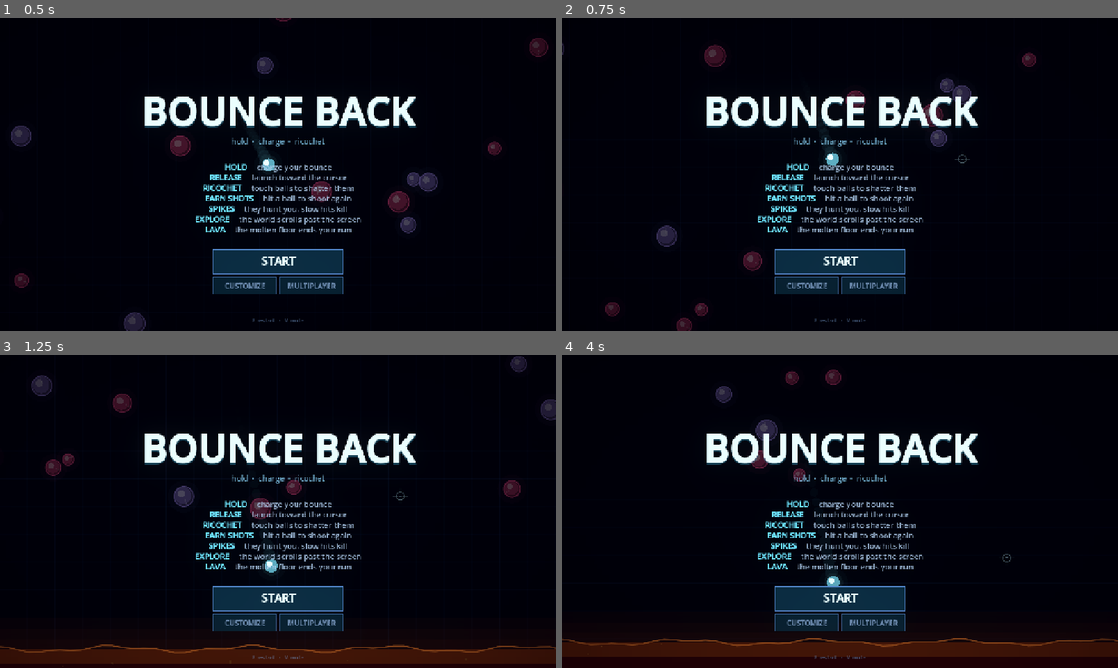
Above: before the commit, frames 1-4 (two rows, left to right).
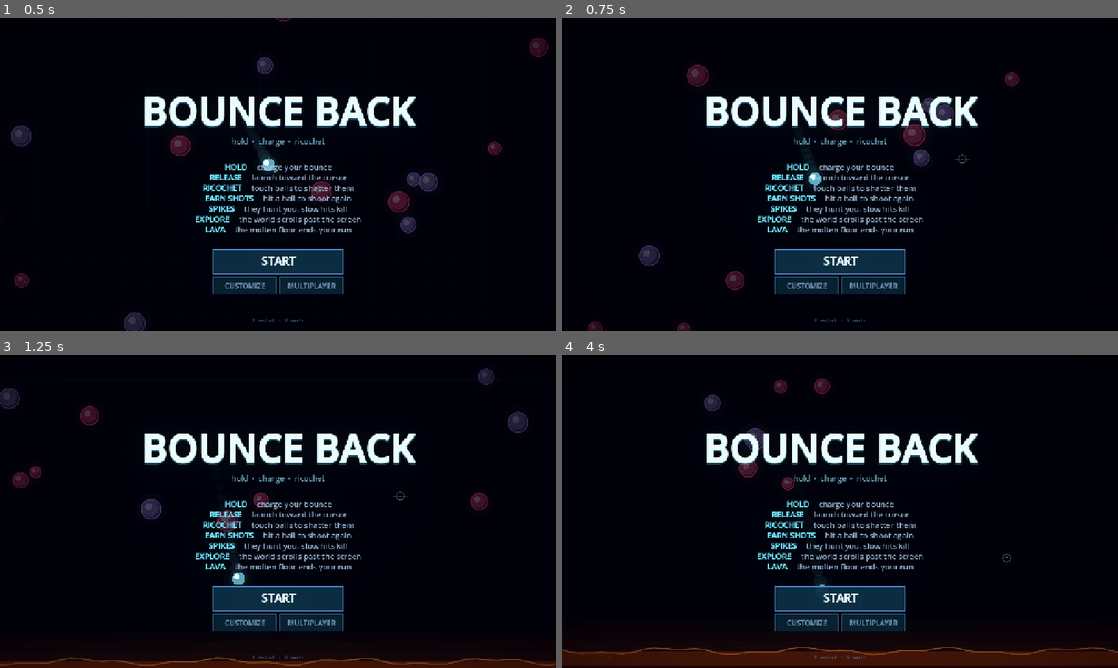
Above: after the commit, the same moments.

Repository: Geofoods/bounce-back
Game: Godot game, scene res://main.tscn
Same seed, same stepped clock (60 frames per second), same inputs: the game is played once before the commit and once after it.
Inputs (mouse positions are in pixels of both pictures, inside the frame that each line leads up to):
- Up to frame 1 (0.5 s): no input
- Up to frame 2 (0.75 s): tap Enter at 0.5 s; move the mouse to (962, 158) at 0.52 s; tap 0 at 0.6 s; click (962, 158) at 0.67 s
- Up to frame 3 (1.25 s): tap Space at 0.77 s
- Up to frame 4 (4 s): drag from (728, 527) to (812, 574) at 1.27 s; move the mouse to (895, 442) at 2.02 s; tap Backspace at 2.1 s; click (895, 442) at 2.17 s; drag from (812, 574) to (673, 464) at 2.77 s; move the mouse to (1006, 558) at 3.52 s; tap Keypad Enter at 3.6 s; click (1006, 558) at 3.67 s; tap Space at 3.77 s

Frame 1 is identical in both runs. In frame 2, 3.1% of the frame differs, in the area x 0-86%, y 8-100%; in frame 3, 8.3%, in the area x 0-100%, y 0-100%; in frame 4, 7.4%.

Commit message:
removing rubber banding

Diff:
--- a/scripts/game.gd
+++ b/scripts/game.gd
@@ -1,7 +1,7 @@
 extends Node2D
 ## BOUNCE BACK — hold to charge, release to launch the ball toward the cursor.
 ## Fast impacts shatter balls, slow ones bounce off. The camera follows the ball
-## through a world several screens wide. Gravity pulls the ball down, and the
+## and leans toward the cursor, through a world several screens wide. Gravity pulls the ball down, and the
 ## molten floor along the bottom of the world ends the run on contact.
 ## Everything is drawn in code.
 ##
@@ -14,6 +14,7 @@
 
 const CAM_LERP := 4.6            # camera follow stiffness (higher = tighter)
 const CAM_LOOKAHEAD := 0.26      # how far ahead of the ball the camera leads
+const CAM_MOUSE_BIAS := 0.28     # how far the camera leans from ball toward cursor
 const CAM_MIN_ZOOM := 0.55       # widest the camera pulls back for boss+ball
 const TARGET_POP := 130          # live balls streamed around the camera
 const BUMPER_POP := 40           # static bumpers spread across the world
@@ -264,6 +265,11 @@
 var duel_pickups: Array = []
 var duel_snap_t := 0.0
 var duel_snap_balls := true  # balls ride every 2nd snapshot: full 20 Hz sim, 10 Hz ball list
+var duel_snap_seq := 0   # host stamps every snapshot; the client drops stale ones
+var duel_last_seq := -1  # newest snapshot seq applied (client); stale = out of order
+var duel_launch_echo := 0  # leftover launch re-sends; one lost packet can't strand us
+var duel_launch_vel := Vector2.ZERO  # velocity the echo re-sends
+var duel_echo_t := 0.0  # spacing between echo re-sends
 var duel_refill_t := 0.0
 var duel_over := false
 var duel_winner := -1  # winning fighter index, or -1 for draw/undecided
@@ -770,6 +776,9 @@
 	duel_chest_max = (4 if n <= 2 else 6) + 2
 	duel_chest_t = DUEL_CHEST_RESPAWN_T
 	duel_snap_t = 0.0
+	duel_snap_seq = 0
+	duel_last_seq = -1
+	duel_launch_echo = 0
 	duel_over = false
 	duel_winner = -1
 	duel_was_alive = duel_my_id >= 0
@@ -814,8 +823,11 @@
 
 
 ## Client -> host: my launch impulse. Host owns every client fighter and
-## maps the sender id to its roster slot.
-@rpc("any_peer", "call_remote", "reliable")
+## maps the sender id to its roster slot. Unreliable on purpose: inputs must
+## never stall behind a retransmit. The client echoes each launch twice, and
+## the ready-gate below makes repeats free: the first one lands, the rest
+## are ignored, so at most one launch ever applies.
+@rpc("any_peer", "call_remote", "unreliable")
 func _duel_launch(v: Vector2) -> void:
 	if net_mode != "host" or duel_over or mode != "play":
 		return
@@ -830,7 +842,9 @@
 
 
 ## Client -> host: shoot toward a world point. Host validates gun + cooldown.
-@rpc("any_peer", "call_remote", "reliable")
+## Unreliable like the launch: the gun refires every 0.35-0.6 s, so a dropped
+## packet costs one shot, while a retransmit stall would cost every shot.
+@rpc("any_peer", "call_remote", "unreliable")
 func _duel_fire(target: Vector2) -> void:
 	if net_mode != "host" or duel_over or mode != "play":
 		return
@@ -844,34 +858,48 @@
 
 
 ## Host -> client: full duel snapshot, 20 Hz, unreliable. Fighters ride in
-## roster order as [pos, vel, hp, gun, ready] each; I reconcile my slot and
-## glide every rival toward its newest sample.
+## roster order as [pos, vel, hp, gun, ready] each; bullets/chests/pickups
+## ride packed flat (numbers only, no key strings); the trailing seq stamps
+## the order. I reconcile my slot and glide every rival toward its sample.
 @rpc("authority", "call_remote", "unreliable")
 func _net_duel(state: Array) -> void:
 	if net_mode != "client" or mode != "play":
 		return
 	net_last_snap = t
+	# Out-of-order snapshot: the newer one already applied, ignore this.
+	var seq := int(state[6]) if state.size() > 6 else 0
+	if seq <= duel_last_seq:
+		return
+	duel_last_seq = seq
 	var fighters: Array = state[0]
 	for i in range(mini(fighters.size(), duel_ids.size())):
 		var fd: Array = fighters[i]
 		if fd.size() < 5:
 			continue
 		if i == duel_my_id:
+			var old_hp := int(duel_me.get("hp", 0))
 			var mp: Vector2 = fd[0]
-			if mp.distance_to(duel_me["pos"]) < 140.0:
-				duel_me["pos"] = (duel_me["pos"] as Vector2).lerp(mp, 0.35)
+			# Prediction now mirrors the host sim, so ease gently toward
+			# each sample; only a true desync still snaps.
+			if mp.distance_to(duel_me["pos"]) > 400.0:
+				duel_me["pos"] = mp
 			else:
-				duel_me["pos"] = mp
+				duel_me["pos"] = (duel_me["pos"] as Vector2).lerp(mp, 0.2)
 			duel_me["vel"] = fd[1]
 			duel_me["hp"] = fd[2]
 			duel_me["gun"] = fd[3]
 			duel_me["ready"] = fd[4]
+			_duel_client_hurt_fx(duel_me["pos"], old_hp, int(fd[2]), true)
 			shot_ready = bool(duel_me["ready"])
+			# The host applied our launch: its echo job is done.
+			if not bool(duel_me["ready"]):
+				duel_launch_echo = 0
 		else:
 			var o := i if i < duel_my_id else i - 1
 			if o < 0 or o >= duel_foes.size():
 				continue
 			var f: Dictionary = duel_foes[o]
+			var f_old := int(f.get("hp", 0))
 			var new_goal: Vector2 = fd[0]
 			if new_goal.distance_to(f["pos"]) > 220.0:
 				f["pos"] = new_goal
@@ -880,6 +908,7 @@
 			f["hp"] = fd[2]
 			f["gun"] = fd[3]
 			f["ready"] = fd[4]
+			_duel_client_hurt_fx(f["pos"], f_old, int(fd[2]), false)
 	if not duel_foes.is_empty():
 		duel_foe = duel_foes[0]
 		duel_foe_goal = duel_foe_goals[0]
@@ -895,32 +924,89 @@
 	# velocity; both sides extrapolate with it) and correct only halfway:
 	# steady-state drift is ~zero, so the lerp eats network jitter instead
 	# of flashing it. Newly spawned bullets have no match and land exact.
-	var fresh: Array = state[1]
+	# Unpack the flat bullet wire format back into sim dicts.
+	var bf2: Array = state[1]
+	var fresh: Array = []
+	for i in range(0, bf2.size(), 7):
+		if i + 6 >= bf2.size():
+			break
+		fresh.append({"pos": Vector2(float(bf2[i]), float(bf2[i + 1])), "vel": Vector2(float(bf2[i + 2]), float(bf2[i + 3])), "owner": int(bf2[i + 4]), "life": float(bf2[i + 5]), "dmg": int(bf2[i + 6])})
+	var old_bl: Array = duel_bullets
 	var smooth: Array = []
 	var used: Array = []
 	for nb in fresh:
 		var nd: Dictionary = nb
 		var found := -1
-		for oi in duel_bullets.size():
+		for oi in old_bl.size():
 			if used.has(oi):
 				continue
-			var ob: Dictionary = duel_bullets[oi]
+			var ob: Dictionary = old_bl[oi]
 			if int(ob.get("owner", -9)) == int(nd.get("owner", -9)) and (ob["vel"] as Vector2).distance_squared_to(nd["vel"] as Vector2) < 1.0:
 				found = oi
 				break
 		if found >= 0:
 			used.append(found)
-			var ob2: Dictionary = duel_bullets[found]
+			var ob2: Dictionary = old_bl[found]
 			smooth.append({"pos": (ob2["pos"] as Vector2).lerp(nd["pos"], 0.5), "vel": nd["vel"], "owner": nd["owner"], "life": nd["life"], "dmg": nd["dmg"]})
 		else:
 			smooth.append(nd)
+	# A bullet the host dropped mid-flight with life left hit something.
+	# Its burst only shows on the host screen, so replay it here instead.
+	for oi in old_bl.size():
+		if used.has(oi):
+			continue
+		var ob3: Dictionary = old_bl[oi]
+		var op: Vector2 = ob3["pos"]
+		if float(ob3.get("life", 0.0)) > 0.0 and op.x > WORLD.position.x and op.x < WORLD.end.x and op.y > WORLD.position.y and op.y < _lava_top():
+			_burst(op, PINK, 8, 200.0)
+			_ring(op, PINK, 8, 220.0)
+			if op.distance_to(ball_pos) < 700.0:
+				shake = maxf(shake, 3.0)
 	duel_bullets = smooth
-	duel_chests = state[2]
-	duel_pickups = state[3]
+	# Chests never move, so a missing old one broke and a missing new one
+	# just dropped in: replay both, same as the host sees in its sim.
+	var cf2: Array = state[2]
+	var new_chests: Array = []
+	for i in range(0, cf2.size(), 3):
+		if i + 2 >= cf2.size():
+			break
+		new_chests.append({"pos": Vector2(float(cf2[i]), float(cf2[i + 1])), "hp": int(cf2[i + 2])})
+	if not duel_chests.is_empty():
+		for ch in duel_chests:
+			var cp: Vector2 = ch["pos"]
+			var gone := true
+			for nc in new_chests:
+				if ((nc as Dictionary)["pos"] as Vector2).distance_to(cp) < 1.0:
+					gone = false
+					break
+			if gone:
+				_burst(cp, GOLD, 14, 260.0)
+				_ring(cp, GOLD, 12, 240.0)
+				if cp.distance_to(ball_pos) < 700.0:
+					shake = maxf(shake, 6.0)
+				_sfx("bump", 0.0, -12.0)
+		for nc2 in new_chests:
+			var np: Vector2 = (nc2 as Dictionary)["pos"]
+			var is_new := true
+			for ch2 in duel_chests:
+				if ((ch2 as Dictionary)["pos"] as Vector2).distance_to(np) < 1.0:
+					is_new = false
+					break
+			if is_new:
+				_ring(np, GOLD, 10, 200.0)
+	duel_chests = new_chests
+	var pf2: Array = state[3]
+	var new_pickups: Array = []
+	for i in range(0, pf2.size(), 3):
+		if i + 2 >= pf2.size():
+			break
+		new_pickups.append({"pos": Vector2(float(pf2[i]), float(pf2[i + 1])), "kind": int(pf2[i + 2])})
+	duel_pickups = new_pickups
 	time_left = state[4]
 	var flat: Array = state[5]
 	if flat.is_empty():
 		return
+	var old_targets := targets.duplicate()
 	targets.clear()
 	for i in range(0, flat.size(), 4):
 		if i + 3 >= flat.size():
@@ -931,8 +1017,10 @@
 		tg.tame = true
 		# Snapshot balls already exist on the host: full fade-in and a free
 		# pulse phase, or every ball would sit near-invisible (age 0).
+		# Spike rotation is never synced: each ball derives a stable phase
+		# from its list index, so no rotation state is tracked or sent.
 		tg.age = 1.0
-		tg.phase = randf() * TAU
+		tg.phase = fmod(float(i >> 2) * 2.399963, TAU)
 		var dk := int(flat[i + 3])
 		if dk == 2:
 			tg.kind = "armored"
@@ -945,6 +1033,27 @@
 			tg.kind = "basic"
 			tg.color = PINK
 		targets.append(tg)
+	# A ball the host dropped is a smash: replay it with the same burst +
+	# ring solo gets. An empty old list is just the first sync, not kills.
+	if not old_targets.is_empty():
+		for ot in old_targets:
+			var sp: Vector2 = ot.pos
+			var taken := true
+			for j in range(0, flat.size(), 4):
+				if Vector2(float(flat[j]), float(flat[j + 1])).distance_to(sp) < 30.0:
+					taken = false
+					break
+			if taken:
+				var sc := PINK
+				if ot.kind == "drifter":
+					sc = GREEN
+				elif ot.kind == "armored":
+					sc = GOLD
+				_burst(sp, sc, 12, 280.0)
+				_ring(sp, sc, 8, 220.0)
+				if sp.distance_to(ball_pos) < 700.0:
+					shake = maxf(shake, 4.0)
+				_sfx("kill", 0.08, -12.0)
 
 
 ## Host -> client: the round is decided. Both sides show the verdict.
@@ -1358,6 +1467,12 @@
 		shot_ready = false
 		if net_mode == "client":
 			_duel_launch.rpc(ball_vel)
+			# Echo the launch twice, spaced out: ENet may drop one packet,
+			# and a lost launch strands the client mid-flight. Same-frame
+			# copies would share one datagram's fate, so they go staggered.
+			duel_launch_vel = ball_vel
+			duel_launch_echo = 2
+			duel_echo_t = 0.08
 	else:
 		shot_ready = false
 	trail.clear()
@@ -1722,6 +1837,11 @@
 	# While the boss is up the camera frames both fighters, pulling back just
 	# far enough to keep them on screen together.
 	var target := ball_pos + ball_vel * CAM_LOOKAHEAD
+	# Lean the frame toward the cursor so the space being aimed into stays
+	# visible. ball_pos already tracks my fighter in versus, so this covers
+	# singleplayer and multiplayer alike (and touch, via the aim finger).
+	if mouse_seen:
+		target = target.lerp(mouse_pos, CAM_MOUSE_BIAS)
 	var want_zoom := 1.0
 	if boss != null:
 		target = (ball_pos + boss.pos) * 0.5
@@ -1809,6 +1929,11 @@
 ## client commands launches/shots and predicts its own fighter. 100 HP each,
 ## breaking a chest instantly equips PISTOL then SPREAD; KO (or more HP at 0s) wins.
 func _update_duel(delta: float) -> void:
+	# Solo freezes a beat on big hits; the duel shares the same punch.
+	if hitstop > 0.0:
+		hitstop -= delta
+		_update_particles(delta * 0.2)
+		return
 	ball_pos = duel_me["pos"]
 	ball_vel = duel_me["vel"]
 	if charging:
@@ -1888,11 +2013,53 @@
 					tg_flat.append(tg.pos.y)
 					tg_flat.append(tg.radius)
 					tg_flat.append(2 if tg.kind == "armored" else (1 if tg.kind == "drifter" else 0))
+			# Dictionaries re-send every key string per entry per snapshot,
+			# so bullets/chests/pickups ride packed flat: numbers only.
+			var bf: Array = []
+			for b in duel_bullets:
+				var bd: Dictionary = b
+				var bpp: Vector2 = bd["pos"]
+				var bvv: Vector2 = bd["vel"]
+				bf.append(bpp.x)
+				bf.append(bpp.y)
+				bf.append(bvv.x)
+				bf.append(bvv.y)
+				bf.append(bd["owner"])
+				bf.append(bd["life"])
+				bf.append(bd["dmg"])
+			var cf: Array = []
+			for ch in duel_chests:
+				var chd: Dictionary = ch
+				var cpp: Vector2 = chd["pos"]
+				cf.append(cpp.x)
+				cf.append(cpp.y)
+				cf.append(chd["hp"])
+			var pf: Array = []
+			for pk in duel_pickups:
+				var pkd: Dictionary = pk
+				var ppp: Vector2 = pkd["pos"]
+				pf.append(ppp.x)
+				pf.append(ppp.y)
+				pf.append(pkd["kind"])
+			# Sequence stamp: ENet unreliable can reorder, and an older
+				# snapshot must never overwrite a newer one on the client.
+			duel_snap_seq += 1
 			net_last_snap = t
-			_net_duel.rpc([fighters, duel_bullets, duel_chests, duel_pickups, time_left, tg_flat])
+			_net_duel.rpc([fighters, bf, cf, pf, time_left, tg_flat, duel_snap_seq])
 	else:
+		# Staggered launch echo: re-send until the host applies it.
+		if duel_launch_echo > 0:
+			duel_echo_t -= delta
+			if duel_echo_t <= 0.0:
+				duel_echo_t = 0.08
+				duel_launch_echo -= 1
+				_duel_launch.rpc(duel_launch_vel)
 		if int(duel_me.get("hp", 0)) > 0:
 			_duel_step(duel_me, wdt, false)
+			# Same contact response the host sim runs, in the same order,
+			# so its snapshots confirm prediction instead of rewinding it.
+			_duel_clash_me()
+			_duel_smash_check(false)
 		# Predict each rival with its last known velocity, then ease toward
 		# the newest sample. Kills the stop-and-jump of pure snapshot lerping.
 		for o in duel_foes.size():
@@ -1958,9 +2125,10 @@
 			if authoritative:
 				_duel_hurt(f, DUEL_LAVA_DMG)
 				_popup(p + Vector2(0.0, -30.0), "-%d LAVA" % DUEL_LAVA_DMG, RED, 20)
-			_burst(p, RED, 10, 300.0)
-			_burst(p, GOLD, 8, 240.0)
-			_sfx("armor", 0.0, -8.0)
+				_burst(p, RED, 10, 300.0)
+				_burst(p, GOLD, 8, 240.0)
+				shake = maxf(shake, 4.0)
+				_sfx("armor", 0.0, -8.0)
 	# Chest bounce (host also chips the chest on hard hits).
 	for i in duel_chests.size():
 		var ch: Dictionary = duel_chests[i]
@@ -1980,7 +2148,8 @@
 	f["vel"] = v
 
 
-## Body-slam: hard fighter contact hurts the slower one (host only).
+## Body-slam: hard fighter contact shoves both apart; the host also hurts
+## the slower one.
 func _duel_fighter_clash() -> void:
 	var allf := _duel_all()
 	for a in allf.size():
@@ -1988,7 +2157,21 @@
 			_duel_clash_pair(allf[a], allf[b])
 
 
-func _duel_clash_pair(fa: Dictionary, fb: Dictionary) -> void:
+## Client-side: resolve body contact for my own fighter only, with the same
+## response the host pair applies. Damage still arrives via snapshots.
+func _duel_clash_me() -> void:
+	if duel_my_id < 0:
+		return
+	if int(duel_me.get("hp", 0)) <= 0 or bool(duel_me.get("gone", false)):
+		return
+	for foe in duel_foes:
+		var ff: Dictionary = foe
+		if int(ff.get("hp", 0)) <= 0 or bool(ff.get("gone", false)):
+			continue
+		_duel_clash_pair(duel_me, ff, false)
+
+
+func _duel_clash_pair(fa: Dictionary, fb: Dictionary, authoritative := true) -> void:
 	if int(fa.get("hp", 0)) <= 0 or int(fb.get("hp", 0)) <= 0:
 		return
 	if bool(fa.get("gone", false)) or bool(fb.get("gone", false)):
@@ -2013,11 +2196,17 @@
 		fa["slam"] = 1.0
 		fb["slam"] = 1.0
 		var a_slow := (fa["vel"] as Vector2).length() < (fb["vel"] as Vector2).length()
-		if a_slow:
-			_duel_hurt(fa, 8)
-		else:
-			_duel_hurt(fb, 8)
-		_ring(((fa["pos"] as Vector2) + (fb["pos"] as Vector2)) * 0.5, GOLD, 12, 200.0)
+		# Damage stays host-authoritative; the shove above runs on both
+		# sides so joiner prediction matches instead of snapping back.
+		if authoritative:
+			if a_slow:
+				_duel_hurt(fa, 8)
+			else:
+				_duel_hurt(fb, 8)
+		var mid := ((fa["pos"] as Vector2) + (fb["pos"] as Vector2)) * 0.5
+		_burst(mid, GOLD, 10, 260.0)
+		_ring(mid, GOLD, 12, 200.0)
+		shake = maxf(shake, 6.0)
 		_sfx("bump", 0.0, -8.0)
 
 
@@ -2048,6 +2237,9 @@
 				if bp.distance_to(foe["pos"]) < BALL_R + DUEL_BULLET_R:
 					_duel_hurt(foe, int(b["dmg"]))
 					_burst(bp, PINK, 8, 200.0)
+					_ring(bp, PINK, 10, 260.0)
+					shake = maxf(shake, 4.0)
+					_sfx("bump", 0.05, -10.0)
 					dead = true
 					break
 		if not dead:
@@ -2101,11 +2293,46 @@
 		duel_pickups.append({"pos": ch["pos"], "kind": 1})
 	_burst(ch["pos"], GOLD, 14, 260.0)
 	_ring(ch["pos"], GOLD, 12, 240.0)
+	shake = maxf(shake, 8.0)
+	hitstop = maxf(hitstop, 0.05)
+	bloom_level = minf(bloom_level + 0.3, 1.8)
 	_sfx("bump", 0.0, -6.0)
 
 
 func _duel_hurt(f: Dictionary, dmg: int) -> void:
-	f["hp"] = maxi(0, int(f["hp"]) - dmg)
+	var old := int(f.get("hp", 0))
+	if old <= 0:
+		return
+	f["hp"] = maxi(0, old - dmg)
+	if int(f["hp"]) <= 0:
+		_duel_death_fx(f["pos"])
+
+
+## Shared elimination sendoff, solo-death style. The host spawns it in the
+## sim; joiners mirror it from snapshot hp diffs via _duel_client_hurt_fx.
+func _duel_death_fx(at: Vector2) -> void:
+	_burst(at, GOLD, 24, 420.0)
+	_burst(at, WHITE, 12, 260.0)
+	_ring(at, GOLD, 16, 320.0)
+	_popup(at + Vector2(0.0, -40.0), "ELIMINATED", RED, 22)
+	shake = maxf(shake, 12.0)
+	hitstop = maxf(hitstop, 0.08)
+	bloom_level = minf(bloom_level + 0.5, 1.8)
+	_sfx("kill", 0.08, -6.0)
+
+
+## Joiner-side hurt mirror: hp lives on the host, so damage is inferred
+## from snapshot diffs and the same juice replays locally.
+func _duel_client_hurt_fx(pos: Vector2, old_hp: int, new_hp: int, is_me: bool) -> void:
+	if new_hp >= old_hp or old_hp <= 0:
+		return
+	if new_hp <= 0:
+		_duel_death_fx(pos)
+	else:
+		_burst(pos, RED, 6, 220.0)
+		if is_me:
+			shake = maxf(shake, 5.0)
+			_sfx("armor", 0.0, -10.0)
 
 
 ## Duel balls: pink basics, green drifters and gold spikies (no pickups).
@@ -2200,14 +2427,21 @@
 	return Vector2.INF
 
 
-## Host only: any living fighter touching a ball smashes it, reloading launch.
-## Spiky gold balls need a fast hit; a slow touch burns for DUEL_SPIKE_DMG
-## with a second of grace so resting contact can't melt a fighter.
-func _duel_smash_check() -> void:
-	for f in _duel_all():
-		if int((f as Dictionary).get("hp", 0)) <= 0 or bool((f as Dictionary).get("gone", false)):
+## Any living fighter touching a ball smashes it, reloading launch. The host
+## owns removals, reloads and damage; joiners predict only their own bounce
+## so snapshots confirm it instead of teleporting them back. Spiky gold balls
+## need a fast hit; a slow touch burns for DUEL_SPIKE_DMG with a second of
+## grace so resting contact can't melt a fighter.
+func _duel_smash_check(authoritative := true) -> void:
+	var allf := _duel_all()
+	for fi in allf.size():
+		var f: Dictionary = allf[fi]
+		if int(f.get("hp", 0)) <= 0 or bool(f.get("gone", false)):
 			continue
-		var fp: Vector2 = (f as Dictionary)["pos"]
+		# Joiners predict themselves only; rivals ease from snapshots.
+		if not authoritative and (duel_my_id < 0 or fi != 0):
+			continue
+		var fp: Vector2 = f["pos"]
 		for i in range(targets.size() - 1, -1, -1):
 			var tg = targets[i]
 			var rr: float = tg.radius + BALL_R
@@ -2228,16 +2462,27 @@
 			if tg.kind == "armored" and spd < float(tg.req):
 				if float(f.get("spike", 0.0)) <= 0.0:
 					f["spike"] = 1.0
-					_duel_hurt(f, DUEL_SPIKE_DMG)
+					if authoritative:
+						_duel_hurt(f, DUEL_SPIKE_DMG)
 					_popup(tg.pos + Vector2(0.0, -30.0), "-%d SPIKES" % DUEL_SPIKE_DMG, RED, 20)
 					_shards(tg.pos, v, RED, 8, 470.0, 0.5)
 					_sfx("armor", 0.0, -8.0)
+				fp = f["pos"]
+				continue
+			if not authoritative:
+				# Bounce predicted; the host owns the kill and the joiner
+				# replays its juice when the snapshot confirms the smash.
 				fp = f["pos"]
 				continue
 			targets.remove_at(i)
 			f["ready"] = true
 			_popup(tg.pos + Vector2(0.0, -30.0), "SMASH", GREEN, 20)
 			_shards(tg.pos, v, tg.color, 8, 470.0, 0.5)
+			_burst(tg.pos, tg.color, 14, 300.0)
+			_burst(tg.pos, WHITE, 6, 220.0)
+			shake = maxf(shake, 6.0)
+			hitstop = maxf(hitstop, 0.04)
+			bloom_level = minf(bloom_level + 0.3, 1.8)
 			_sfx("wave", 0.0, -8.0)
 			fp = f["pos"]
 	shot_ready = bool(duel_me.get("ready", true))
@@ -2320,7 +2565,9 @@
 		return
 	if float(duel_me["cd"]) > 0.0:
 		return
-	_burst((duel_me["pos"] as Vector2) + (target - (duel_me["pos"] as Vector2)).normalized() * (BALL_R + 8.0), GOLD, 6, 160.0)
+	var mz := (duel_me["pos"] as Vector2) + (target - (duel_me["pos"] as Vector2)).normalized() * (BALL_R + 8.0)
+	_burst(mz, GOLD, 6, 160.0)
+	_ring(mz, GOLD, 6, 200.0)
 	if int(duel_me.get("hp", 0)) <= 0 or bool(duel_me.get("gone", false)):
 		return
 	if net_mode == "host":
